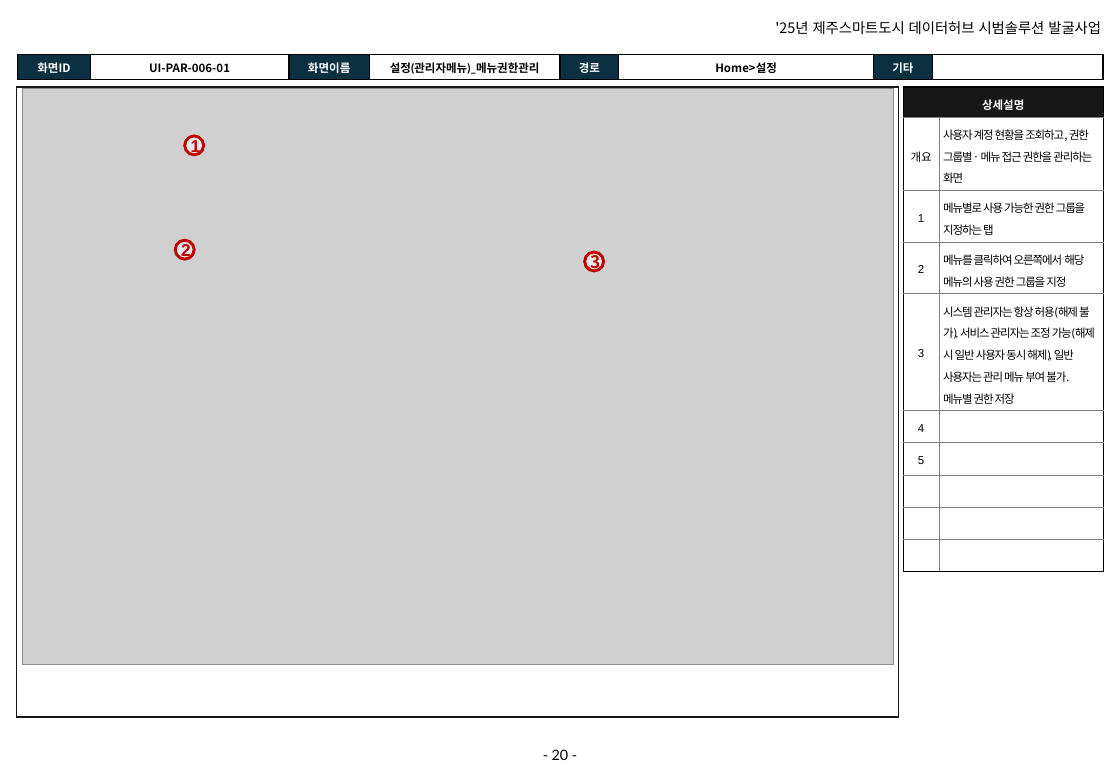
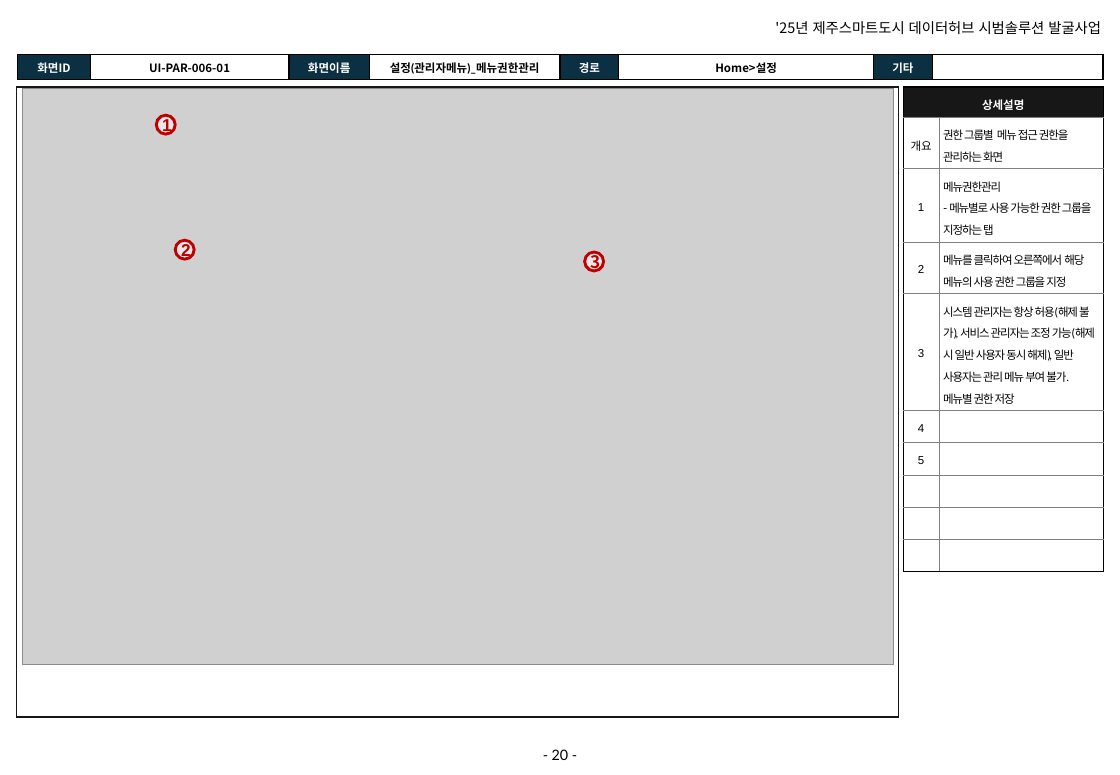
Before and after one commit to innopamSolution/jeju-datahub, a slide deck: slide 20 of Audit/JJ_PD_IP_D04_화면설계서_v1.5_이노팸.pptx. Drawn at 1120x775 pixels with LibreOffice and Linux fonts; fonts in the diff are those of the drawing; grey boxes stand for pictures; background and template pictures are left out. Boxes give left, top, right and bottom in pixels: in the first picture for what was removed or moved away, otherwise in the second. Text is boxed around its words. In the diff, an @@ line names an element or a change of style, - is before the commit and + after.

```diff
--- a/Audit/JJ_PD_IP_D04_화면설계서_v1.5_이노팸.pptx
+++ b/Audit/JJ_PD_IP_D04_화면설계서_v1.5_이노팸.pptx
@@ table at (904, 87, 1104, 514) @@
-row 2, column 2: 사용자 계정 현황을 조회하고, 권한 그룹별· 메뉴 접근 권한을 관리하는 화면
+row 2, column 2: 권한 그룹별 메뉴 접근 권한을 관리하는 화면
-row 3, column 2: 메뉴별로 사용 가능한 권한 그룹을 지정하는 탭
+row 3, column 2: 메뉴권한관리 / - 메뉴별로 사용 가능한 권한 그룹을 지정하는 탭
@@ ellipse "1": place and size @@
-ellipse "1" at (185, 137, 204, 155)
+ellipse "1" at (156, 115, 175, 133)
```
Also in this commit, not shown: 4 other slides changed, 29 other files.
